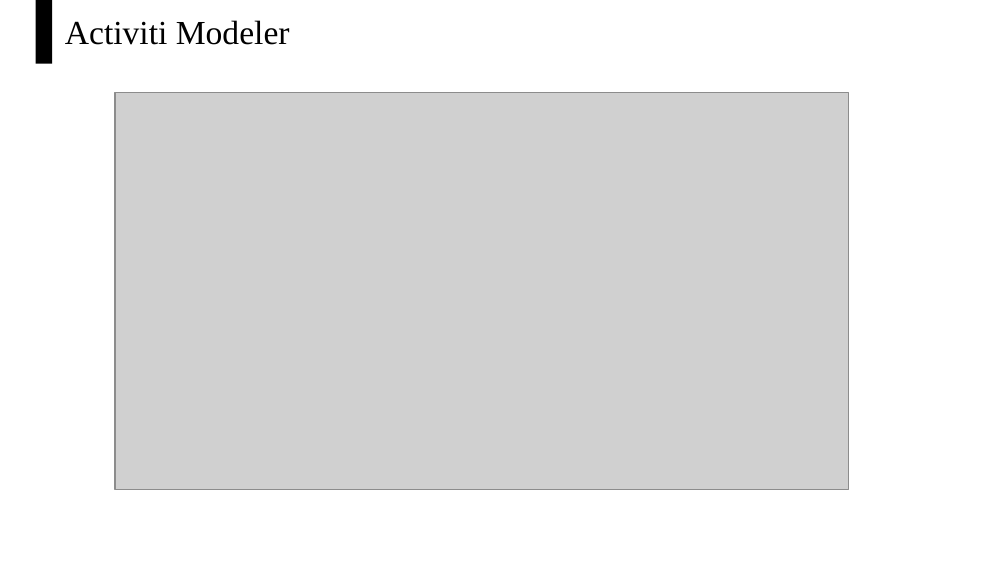
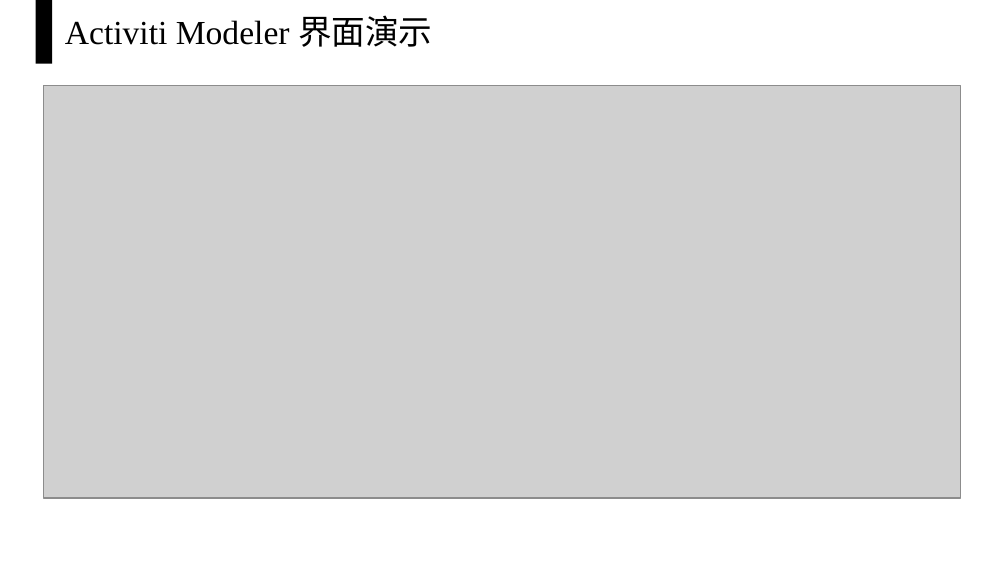
Before and after one commit to 447109919/activiti, a slide deck: slide 3 of 流程编排工具调研与选型报告.pptx (slide 6 before the commit). Drawn at 1008x567 pixels with LibreOffice and Linux fonts; fonts in the diff are those of the drawing; grey boxes stand for pictures. Boxes give left, top, right and bottom in pixels: in the first picture for what was removed or moved away, otherwise in the second. Text is boxed around its words. In the diff, an @@ line names an element or a change of style, - is before the commit and + after.

```diff
--- a/流程编排工具调研与选型报告.pptx
+++ b/流程编排工具调研与选型报告.pptx
@@ text at (65, 15, 432, 47): text changed @@
-Activiti Modeler
+Activiti Modeler 界面演示
@@ picture: place and size @@
-picture at (115, 93, 848, 490)
+picture at (43, 85, 960, 498)
```
Also in this commit, not shown: 2 other slides changed, 10 slides added, 26 slides removed.
